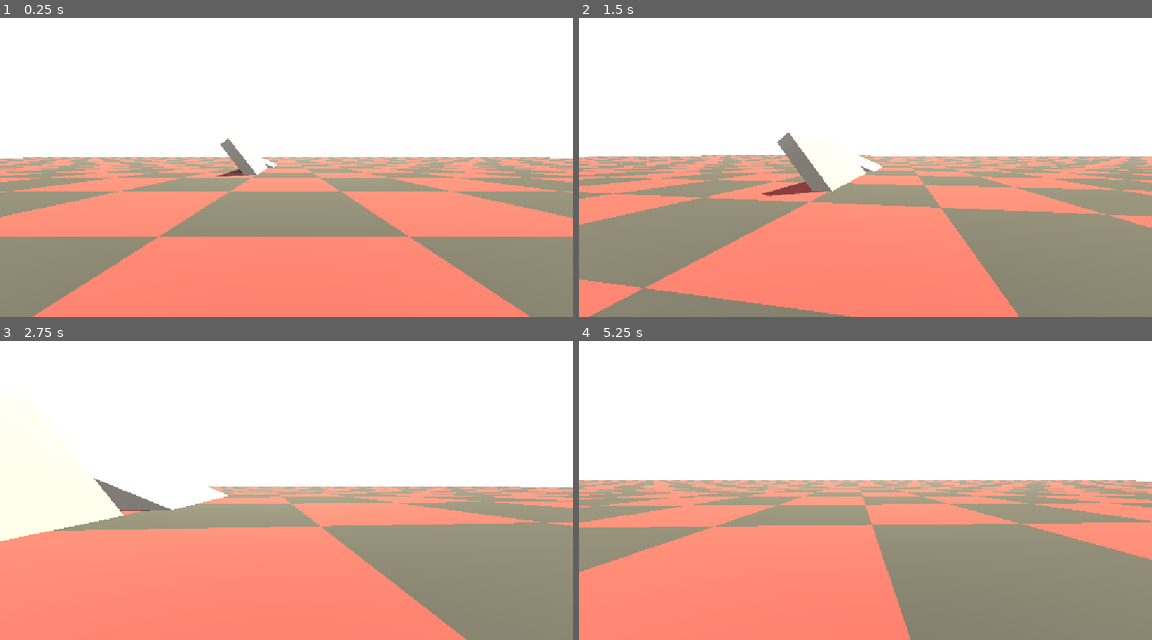
Above: before the commit, frames 1-4 (two rows, left to right).
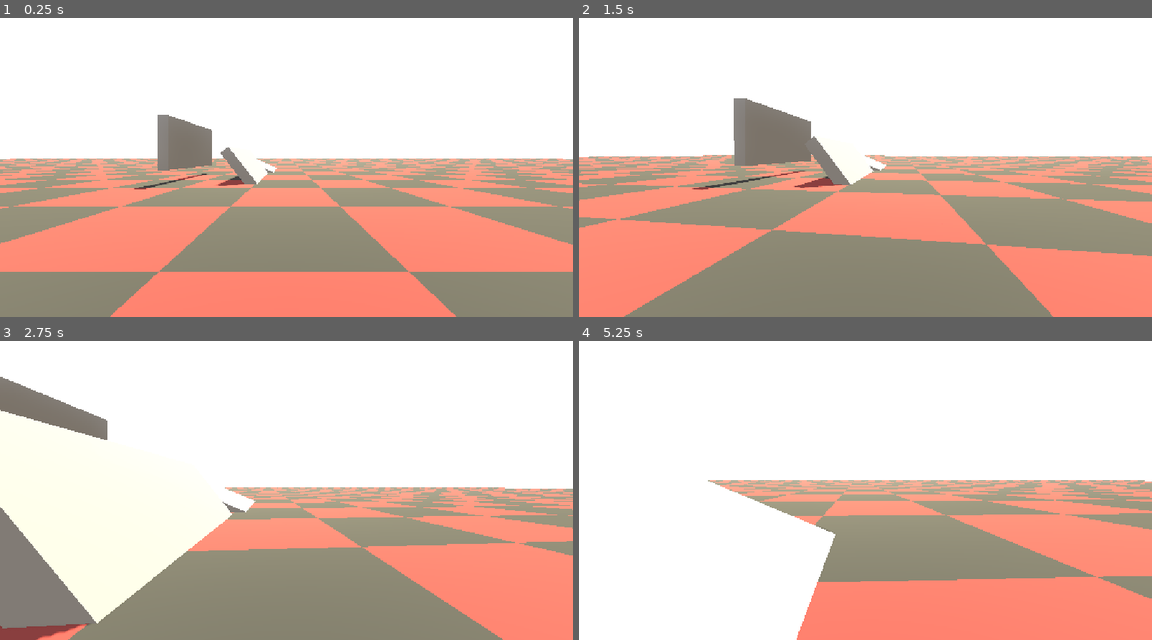
Above: after the commit, the same moments.

Repository: sacul2345/StarFreighter
Game: Godot game, scene res://Game/node_3d.tscn
The game is run twice, just before and just after one commit, with the same random seed, the same clock (stepped at 60 frames per second) and the same inputs.
Inputs (mouse positions are in pixels of both pictures, inside the frame that each line leads up to):
- Up to frame 1 (0.25 s): no input
- Up to frame 2 (1.5 s): move the mouse to (894, 155) at 0.52 s; hold Ctrl (crouch) 0.53-1.28 s; hold W (forward) from 0.53 s (still down); tap Space (jump) at 0.77, 0.8, 1.07, 1.35 s; move the mouse to (836, 155) at 1.27 s
- Up to frame 3 (2.75 s): keep holding W (forward); tap Space (jump) at 1.52, 1.82, 2.3 s; tap Ctrl (crouch) at 1.55 s; move the mouse to (297, 472) at 2.02 s; hold Ctrl (crouch) from 2.03 s (still down)
- Up to frame 4 (5.25 s): keep holding W (forward); move the mouse to (859, 484) at 2.77 s; release Ctrl (crouch) at 2.78 s; tap Ctrl (crouch) at 2.85, 4.35 s; tap Space (jump) at 3.02, 3.32, 3.6, 3.77, 4.07, 4.52, 4.82 s; move the mouse to (905, 481) at 3.52 s; move the mouse to (819, 475) at 4.27 s; move the mouse to (871, 478) at 5.02 s; hold Ctrl (crouch) from 5.03 s (still down)

The runs differ from the first frame. In frame 1, 27% of the frame differs, in the area x 0-100%, y 32-100%; in frame 2, 34%; in frame 3, 41%, in the area x 0-100%, y 11-100%; in frame 4, 38%.

Commit message:
updated ground collider for player

Diff:
--- a/Game/node_3d.tscn
+++ b/Game/node_3d.tscn
@@ -18,12 +18,23 @@
 [sub_resource type="PlaneMesh" id="PlaneMesh_cbi2t"]
 material = SubResource("StandardMaterial3D_xh10m")
 
+[sub_resource type="PhysicsMaterial" id="PhysicsMaterial_vm3q4"]
+friction = 0.0
+
 [sub_resource type="CapsuleMesh" id="CapsuleMesh_0jfuq"]
 
 [sub_resource type="CapsuleShape3D" id="CapsuleShape3D_kn0fm"]
 
 [sub_resource type="CapsuleShape3D" id="CapsuleShape3D_litse"]
 height = 1.0098877
+
+[sub_resource type="SphereShape3D" id="SphereShape3D_0jfuq"]
+
+[sub_resource type="StandardMaterial3D" id="StandardMaterial3D_cbi2t"]
+albedo_color = Color(0.05754622, 0.23671353, 0.11486957, 1)
+
+[sub_resource type="SphereMesh" id="SphereMesh_kn0fm"]
+material = SubResource("StandardMaterial3D_cbi2t")
 
 [sub_resource type="ProceduralSkyMaterial" id="ProceduralSkyMaterial_cbi2t"]
 sky_curve = 0.011148761
@@ -67,34 +78,35 @@
 mesh = SubResource("PlaneMesh_cbi2t")
 
 [node name="Player" type="Node3D" parent="." unique_id=2072259388]
-transform = Transform3D(1, 0, 0, 0, 1, 0, 0, 0, 1, 0, 1.3052027, 1.7440975)
+transform = Transform3D(1, 0, 0, 0, 1, 0, 0, 0, 1, 0, 2.2220044, 1.7440975)
 metadata/_edit_group_ = true
 
-[node name="RigidBody3D" type="RigidBody3D" parent="Player" unique_id=602719379 node_paths=PackedStringArray("camera", "groundCast", "standCollide", "crouchCollide")]
+[node name="RigidBody3D" type="RigidBody3D" parent="Player" unique_id=602719379 node_paths=PackedStringArray("camera", "groundCast", "standCollide", "crouchCollide", "debugMarker")]
 physics_interpolation_mode = 1
 axis_lock_angular_x = true
 axis_lock_angular_y = true
 axis_lock_angular_z = true
+mass = 70.0
+physics_material_override = SubResource("PhysicsMaterial_vm3q4")
 gravity_scale = 1.5
 script = ExtResource("2_xh10m")
 SENSITIVTY = 0.003
 ACCELERATION = 10.0
-MAX_SPEED = 15.0
-AIR_ACCEL = 1.0
-FRICTION = 8.0
+MAX_SPEED = 10.0
+AIR_ACCEL = 0.01
+FRICTION = 10.0
 JUMP_POWER = 5.0
 camera = NodePath("PlayerView")
-groundCast = NodePath("GroundCast")
+groundCast = NodePath("ShapeCast3D")
 standCollide = NodePath("Standing")
 crouchCollide = NodePath("Crouching")
+debugMarker = NodePath("DebugMarker")
 
 [node name="MeshInstance3D" type="MeshInstance3D" parent="Player/RigidBody3D" unique_id=2139064305]
-visible = false
 layers = 512
 mesh = SubResource("CapsuleMesh_0jfuq")
 
 [node name="Standing" type="CollisionShape3D" parent="Player/RigidBody3D" unique_id=1134784364]
-visible = false
 shape = SubResource("CapsuleShape3D_kn0fm")
 
 [node name="Crouching" type="CollisionShape3D" parent="Player/RigidBody3D" unique_id=1344202032]
@@ -102,15 +114,20 @@
 shape = SubResource("CapsuleShape3D_litse")
 
 [node name="PlayerView" type="Camera3D" parent="Player/RigidBody3D" unique_id=257419934]
+physics_interpolation_mode = 2
 transform = Transform3D(1, 0, 0, 0, 1, 0, 0, 0, 1, 0, 1, 0)
 cull_mask = 1048063
 current = true
 
 [node name="CanvasLayer" parent="Player/RigidBody3D/PlayerView" unique_id=425049810 instance=ExtResource("2_vm3q4")]
 
-[node name="GroundCast" type="RayCast3D" parent="Player/RigidBody3D" unique_id=1572890444]
+[node name="ShapeCast3D" type="ShapeCast3D" parent="Player/RigidBody3D" unique_id=1498570702]
 transform = Transform3D(1, 0, 0, 0, 1, 0, 0, 0, 1, 0, 1, 0)
-target_position = Vector3(0, -2, 0)
+shape = SubResource("SphereShape3D_0jfuq")
+
+[node name="DebugMarker" type="MeshInstance3D" parent="Player/RigidBody3D" unique_id=933485232]
+transform = Transform3D(0.1, 0, 0, 0, 0.1, 0, 0, 0, 0.1, 0, 0, 0)
+mesh = SubResource("SphereMesh_kn0fm")
 
 [node name="WorldEnvironment" type="WorldEnvironment" parent="." unique_id=803477523]
 environment = SubResource("Environment_0jfuq")
@@ -134,6 +151,17 @@
 [node name="CollisionShape3D" type="CollisionShape3D" parent="structures/StaticBody3D" unique_id=716900663]
 shape = SubResource("BoxShape3D_kn0fm")
 
+[node name="StaticBody3D3" type="StaticBody3D" parent="structures" unique_id=1097744441]
+transform = Transform3D(-2.4692662e-07, -1.058156, -1.1121997e-06, -5.6490226, 4.625347e-08, 0, -2.158701e-14, -9.250694e-08, 12.722082, -12.63074, 4.1721144, -26.163136)
+
+[node name="MeshInstance3D" type="MeshInstance3D" parent="structures/StaticBody3D3" unique_id=1369184767]
+mesh = SubResource("BoxMesh_0jfuq")
+surface_material_override/0 = SubResource("StandardMaterial3D_0jfuq")
+
+[node name="CollisionShape3D" type="CollisionShape3D" parent="structures/StaticBody3D3" unique_id=1485341302]
+transform = Transform3D(0.99999857, 8.881785e-16, 0, 1.2789769e-13, 1, 0, -1.0587912e-21, 0, 1, 0, 0, 0)
+shape = SubResource("BoxShape3D_kn0fm")
+
 [node name="StaticBody3D2" type="StaticBody3D" parent="structures" unique_id=1658482156]
 transform = Transform3D(5.1896653, -0.41796505, 0, -2.2313285, -0.97211087, 0, 0, 0, 12.722082, -4.6433554, 0.48848557, -40.45366)
 
--- a/Game/playerMovement.gd
+++ b/Game/playerMovement.gd
@@ -8,9 +8,11 @@
 @export var JUMP_POWER : float
 
 @export var camera : Camera3D
-@export var groundCast : RayCast3D
+@export var groundCast : ShapeCast3D
 @export var standCollide : CollisionShape3D
 @export var crouchCollide : CollisionShape3D
+
+@export var debugMarker : MeshInstance3D
 
 func _ready() -> void:
 	Input.set_mouse_mode(Input.MOUSE_MODE_CAPTURED)
@@ -51,10 +53,13 @@
 		crouchCollide.disabled = true
 		groundCast.target_position.y = -2
 
-	if onGround():
-		accelerate(wish_dir, MAX_SPEED, ACCELERATION, delta)
-	else:
-		accelerate(wish_dir, MAX_SPEED, AIR_ACCEL, delta)
+	if wish_dir != Vector3.ZERO:
+		if onGround():
+			accelerate(wish_dir, MAX_SPEED, ACCELERATION, delta)
+		else:
+			accelerate(wish_dir, MAX_SPEED, AIR_ACCEL, delta)
+
+	debugMarker.global_position = groundCast.get_collision_point(0)
 
 func accelerate(wishDir: Vector3, wishSpeed: float, accel: float, delta: float):
 
@@ -75,7 +80,7 @@
 	var horizontalVelocity = Vector3(linear_velocity.x,0,linear_velocity.z)
 
 	var speed = horizontalVelocity.length()
-	if speed < 0.1:
+	if speed < 0:
 		return
 
 	var damp = speed * FRICTION * delta
@@ -87,4 +92,14 @@
 	linear_velocity.z = horizontalVelocity.z
 
 func onGround() -> bool:
-	return groundCast.is_colliding()
+	var surfaceNormal : Vector3
+	var slopeAngle : float
+
+	if groundCast.is_colliding():
+		surfaceNormal = groundCast.get_collision_normal(0)
+		slopeAngle = rad_to_deg(surfaceNormal.angle_to(Vector3.UP))
+		if slopeAngle < 30 && groundCast.is_colliding():
+			return true
+		else:
+			return false
+	return false
